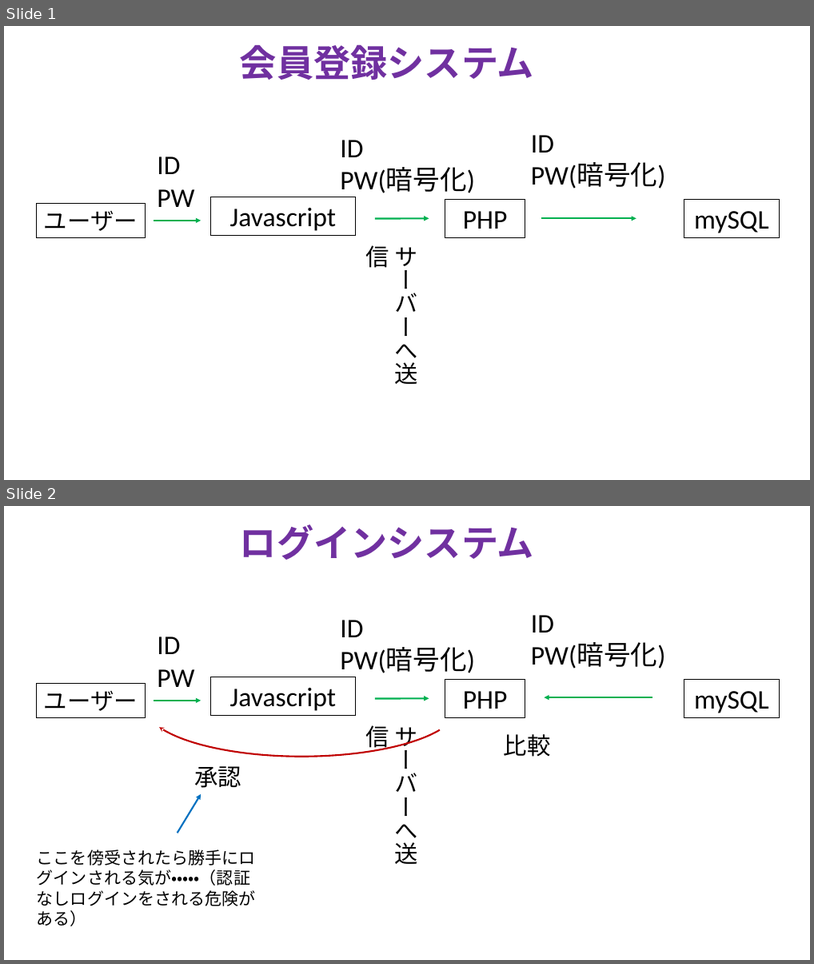
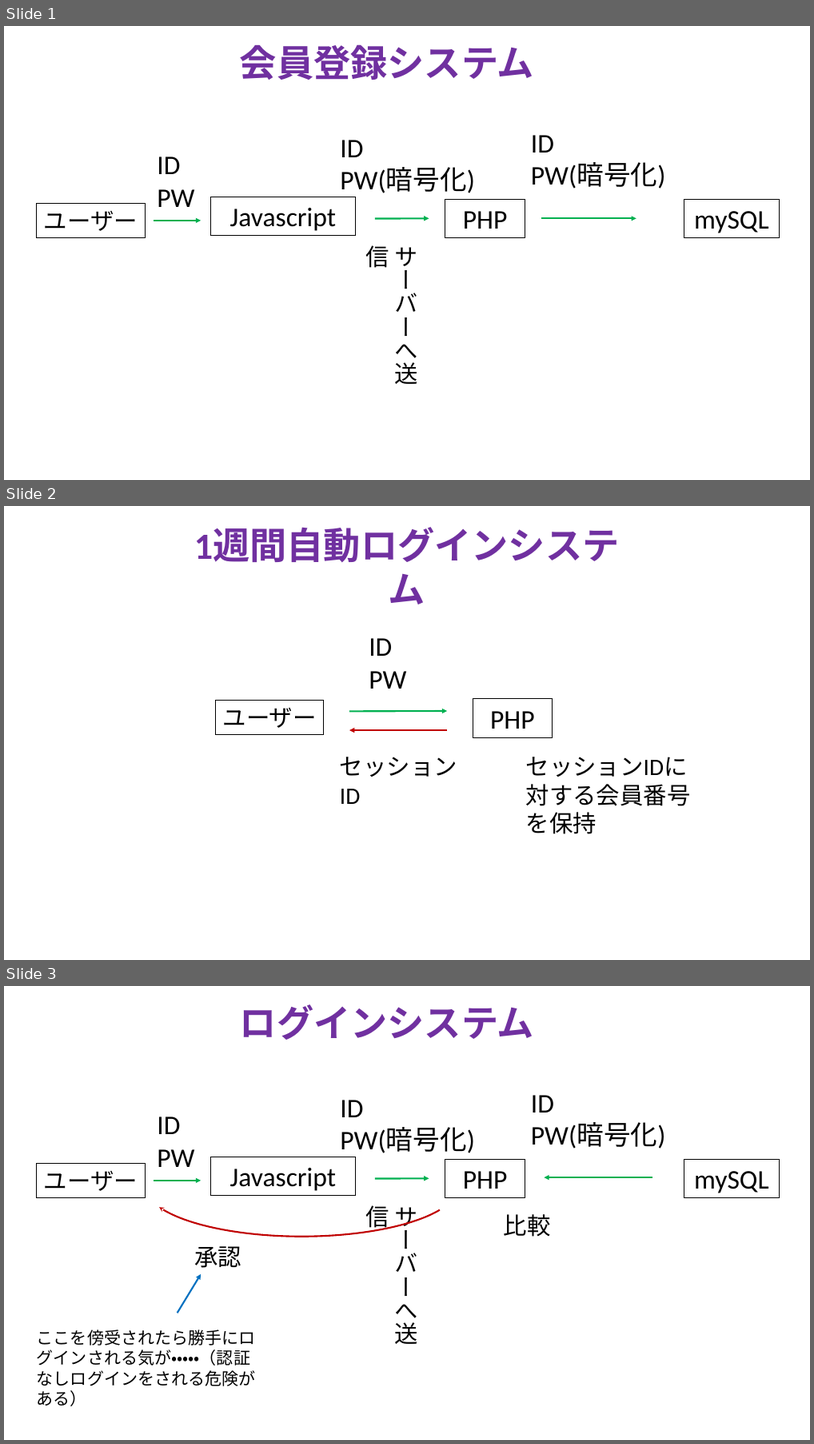
Before and after one commit to TakanoriOnuma/WebApplication, a slide deck: design/Webアプリケーションシステム.pptx. Shown one above the other, each under a label of ours: slides 1 and 2 before the commit, slides 1, 2 and 3 after it. The pictures are 814x964 and 814x1444 pixels, drawn with LibreOffice and Linux fonts; fonts in the diff are those of the drawing. Boxes give left, top, right and bottom in pixels: in the first picture for what was removed or moved away, otherwise in the second. Text is boxed around its words. In the diff, an @@ line names an element or a change of style, - is before the commit and + after.

Commit message:
ログインシステムの追加
1週間自動ログインする方法を書いた。
この方法だと普通のログインの時でも使えそう。

```diff
--- a/design/Webアプリケーションシステム.pptx
+++ b/design/Webアプリケーションシステム.pptx
@@ slide 2 added at bbox=[4, 506, 810, 960], background #FFFFFF @@
@@ text added at bbox=[177, 520, 638, 570], 44 pt, text #7030A0, bold @@
+1週間自動ログインシステム
@@ text added at bbox=[369, 638, 406, 688], 32 pt, text #000000 @@
+ID
+PW
@@ rectangle added at bbox=[216, 700, 324, 734], outline #000000 0.75 pt, 28 pt, text #000000 @@
+ユーザー
@@ arrow added from (350, 711) to (447, 711), #00B050 2 pt @@
@@ rectangle added at bbox=[473, 699, 553, 738], outline #000000 0.75 pt, 32 pt, text #000000 @@
+PHP
@@ arrow added from (447, 730) to (350, 730), #C00000 2 pt @@
@@ text added at bbox=[340, 756, 458, 804], 28 pt, text #000000 @@
+セッションID
@@ text added at bbox=[526, 756, 688, 776], 28 pt, text #000000 @@
+セッションIDに対する会員番号を保持
@@ what was slide 2 is now slide 3 @@
```
